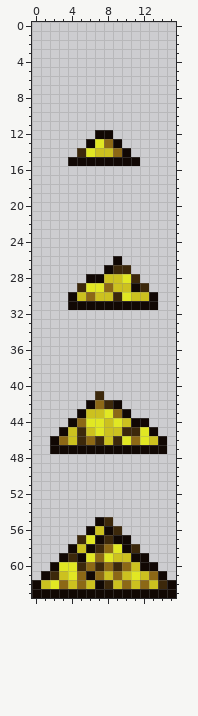
Pixel-art sprite, stored at Entities/Materials/Raw/Material_Sulphur.png. Above, as it was before the edit.
The file is 16x64 pixels.
New version:
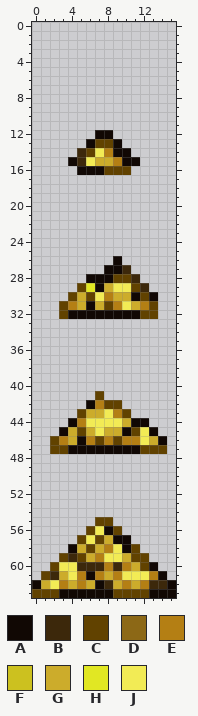
Palette (. is transparent): A #110804  B #3c280b  C #614200  D #8c6816  E #b47f14  F #ccc11f  G #ccac2b  H #e1e723  J #f2eb55
From old to new:
Changed rows in their new state; - is an unchanged pixel.
first column x 5:
13 --CC--
14 -CJEA-
15 BJGGE-
16 AAACCC
first column x 3:
27 ------A----
28 -----ACC---
29 --C-AGJJC--
30 -CGCJEGGAC-
31 CEG-GCEJGEC
32 CAAAAAAAACC
first column x 2:
41 -----C-------
42 -----ECC-----
43 ---CGGJEC----
44 ---EJJJJG----
45 --GCGJGGACJ--
46 CEGAECECEEJG-
47 CC--------CCC
first column x 0:
55 -------CC-----
56 ------CJ-C----
57 -----CJCG-----
58 -----GCGEJ-C--
59 ---C-CGEJJGCC-
60 --CJJ-B-E-EGC-
61 -C-GJE-EGEJJJE
62 -GJEGEG--GEGEB
63 CCC------CCCC-
